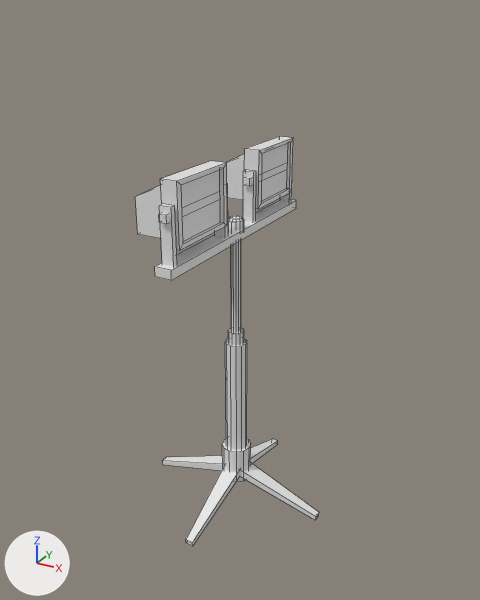
The FBX model Assets/Art/Meshes/Props/SM_LampeXLL.fbx, before and after one commit.
Rendered twice from a 50 mm camera at (1.86, -3.33, 3.14) aimed at (0.03, 0.0, 1.48). Arrows for +X, +Y and +Z are at lower left; the lights stay in place. Mesh edges are drawn as thin lines. Where no turn or scale is listed for an object, it has been applied to the vertices.

Names of what the first picture shows: 'LampeXL'.
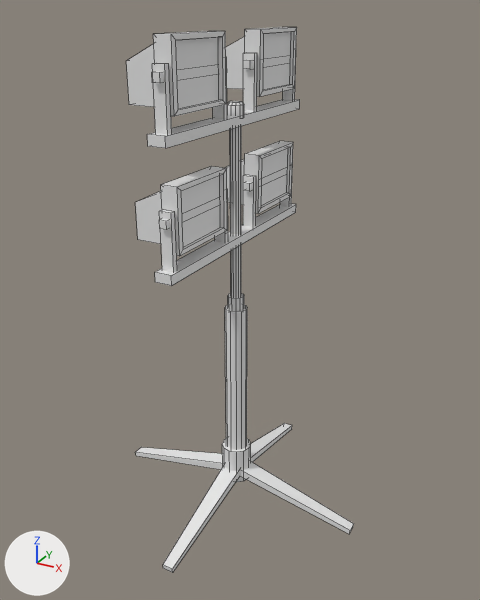
Boxes [x1, y1, x2, y2] around the edits, measured in the pictures (480 x 600 px; the box of a moved part takes in the faces that stretch with it):
'LampeXL', reshaped (24% wider, 33% taller)
    before: [135, 136, 319, 546]
    after: [126, 27, 354, 573]
part 1 of me_lampexl, moved or reshaped
    before: [243, 177, 252, 186]
    after: [243, 60, 252, 69]
part 2 of me_lampexl, moved or reshaped
    before: [280, 163, 293, 202]
    after: [283, 68, 296, 101]
part 3 of me_lampexl, moved or reshaped
    before: [243, 170, 256, 222]
    after: [243, 53, 257, 111]
part 4 of me_lampexl, moved or reshaped
    before: [226, 136, 293, 209]
    after: [226, 27, 297, 97]
part 5 of me_lampexl, moved or reshaped
    before: [159, 213, 169, 224]
    after: [152, 72, 163, 83]
part 6 of me_lampexl, moved or reshaped
    before: [159, 204, 177, 267]
    after: [152, 63, 172, 134]
part 7 of me_lampexl, moved or reshaped
    before: [215, 183, 228, 238]
    after: [213, 57, 227, 119]
part 8 of me_lampexl, moved or reshaped
    before: [135, 161, 227, 251]
    after: [126, 31, 226, 116]
part 9 of me_lampexl, added
    after: [243, 182, 252, 191]
part 10 of me_lampexl, added
    after: [280, 163, 293, 207]
part 11 of me_lampexl, added
    after: [243, 175, 256, 227]
part 12 of me_lampexl, added
    after: [225, 141, 293, 214]
part 13 of me_lampexl, added
    after: [159, 219, 170, 230]
part 14 of me_lampexl, added
    after: [159, 210, 177, 272]
part 15 of me_lampexl, added
    after: [215, 189, 228, 243]
part 16 of me_lampexl, added
    after: [135, 166, 227, 256]
part 17 of me_lampexl, moved or reshaped
    before: [155, 200, 296, 280]
    after: [147, 99, 300, 148]
part 18 of me_lampexl, added
    after: [155, 204, 296, 286]
part 19 of me_lampexl, moved or reshaped
    before: [228, 328, 244, 346]
    after: [228, 293, 244, 311]
part 20 of me_lampexl, rebuilt (68% taller)
    before: [228, 216, 244, 333]
    after: [227, 101, 244, 298]
part 21 of me_lampexl, moved or reshaped
    before: [163, 339, 319, 546]
    after: [136, 305, 354, 573]

The change in detail:
me_lampexl is used by ob_lampexl; location (0.0, 0.0, 0.0).
me_lampexl had 264 vertices, 199 faces and spanned x -0.62..0.62, y -0.76..0.76, z 0.0..2.37.
me_lampexl now has 368 vertices, 285 faces and spans x -0.86..0.86, y -0.86..0.86, z 0.0..3.03.
me_lampexl part 1: the loose piece of 8 vertices spanning x -0.02..0.02, y 0.13..0.74, z 2.17..2.21 is moved by (0.0, 0.0, 0.66).
me_lampexl part 2: the loose piece of 8 vertices spanning x -0.04..0.04, y 0.68..0.71, z 1.92..2.25 is moved by (0.0, 0.0, 0.66).
me_lampexl part 3: the loose piece of 8 vertices spanning x -0.04..0.04, y 0.16..0.19, z 1.92..2.25 is moved by (0.0, 0.0, 0.66).
me_lampexl part 4: the loose piece of 24 vertices spanning x -0.24..0.05, y 0.19..0.68, z 2.02..2.37 is moved by (0.0, 0.0, 0.66).
me_lampexl part 5: the loose piece of 8 vertices spanning x -0.02..0.02, y -0.74..-0.13, z 2.17..2.21 is moved by (0.0, 0.0, 0.66).
me_lampexl part 6: the loose piece of 8 vertices spanning x -0.04..0.04, y -0.71..-0.68, z 1.92..2.25 is moved by (0.0, 0.0, 0.66).
me_lampexl part 7: the loose piece of 8 vertices spanning x -0.04..0.04, y -0.19..-0.16, z 1.92..2.25 is moved by (0.0, 0.0, 0.66).
me_lampexl part 8: the loose piece of 24 vertices spanning x -0.24..0.05, y -0.68..-0.19, z 2.02..2.37 is moved by (0.0, 0.0, 0.66).
me_lampexl part 9: a new loose piece, a box spanning x -0.022..0.022, y 0.13..0.738, z 2.137..2.182.
me_lampexl part 10: a new loose piece, a box spanning x -0.035..0.035, y 0.681..0.713, z 1.887..2.217.
me_lampexl part 11: a new loose piece, a box spanning x -0.035..0.035, y 0.155..0.187, z 1.887..2.217.
me_lampexl part 12: the loose piece of 24 vertices spanning x -0.24..0.05, y 0.19..0.68, z 2.02..2.37 is copied, and the copy is moved by (0.0, 0.0, -0.03); it spans x -0.24..0.05, y 0.19..0.68, z 1.99..2.34.
me_lampexl part 13: a new loose piece, a box spanning x -0.022..0.022, y -0.738..-0.13, z 2.137..2.182.
me_lampexl part 14: a new loose piece, a box spanning x -0.035..0.035, y -0.713..-0.681, z 1.887..2.217.
me_lampexl part 15: a new loose piece, a box spanning x -0.035..0.035, y -0.187..-0.155, z 1.887..2.217.
me_lampexl part 16: the loose piece of 24 vertices spanning x -0.24..0.05, y -0.68..-0.19, z 2.02..2.37 is copied, and the copy is moved by (0.0, 0.0, -0.03); it spans x -0.24..0.05, y -0.68..-0.19, z 1.99..2.34.
me_lampexl part 17: the loose piece of 8 vertices spanning x -0.05..0.05, y -0.76..0.76, z 1.88..1.94 is moved by (0.0, 0.0, 0.66).
me_lampexl part 18: a new loose piece, a box spanning x -0.05..0.05, y -0.758..0.758, z 1.852..1.908.
me_lampexl part 19: the loose piece of 24 vertices spanning x -0.05..0.05, y -0.05..0.05, z 0.99..1.26 is moved by (0.0, 0.0, 0.24).
me_lampexl part 20: the loose piece of 60 vertices spanning x -0.05..0.05, y -0.05..0.05, z 1.11..2.0 is rebuilt with 60 vertices and now spans x -0.05..0.05, y -0.05..0.05, z 1.35..2.67.
Part 21, on me_lampexl:
28 vertices are removed from x -0.62..0.62, y -0.62..0.62, z 0.0..1.18.
33 faces are deleted.
8 vertices are added at x -0.86..0.86, y -0.86..0.86, z 0.0.
12 new vertices lie (0.0, 0.0, 1.14) away from vertices in x -0.07..0.07, y -0.07..0.07, z 0.28.
8 new vertices lie (0.0, 0.0, 0.04) away from vertices in x -0.86..0.86, y -0.86..0.86, z 0.0.
33 new faces join them.
